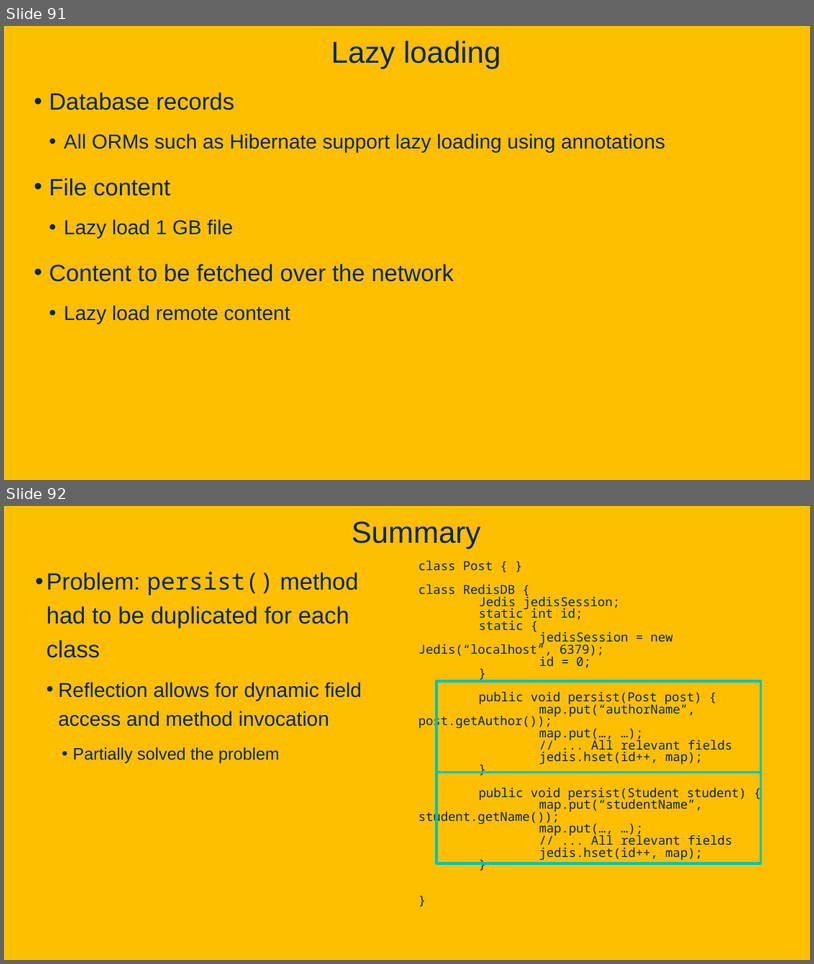
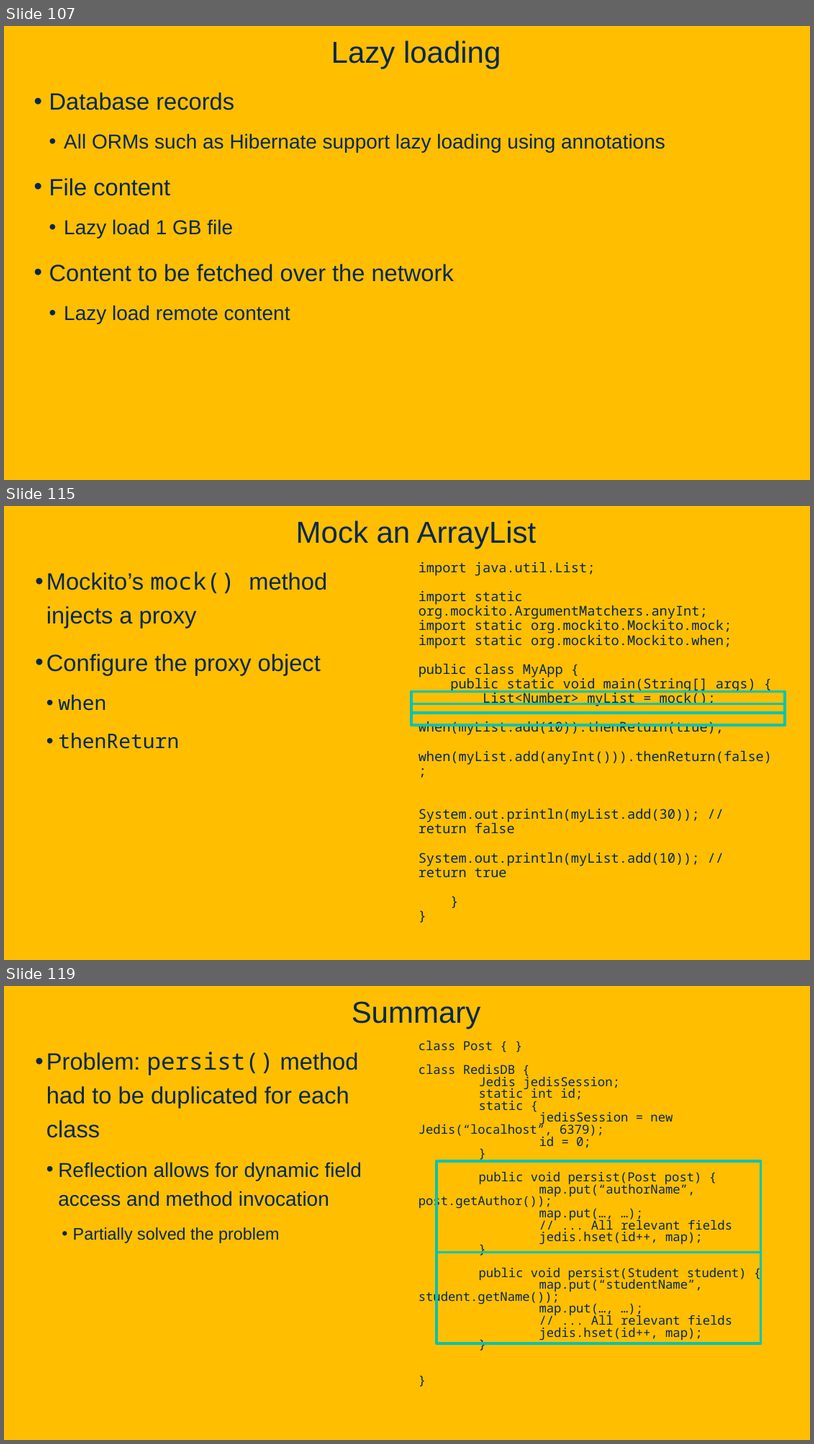
Before and after one commit to davsec-teaching/ECS160-Winter2025, a slide deck: slides/5_annotations_and_reflection.pptx. Shown one above the other, each under a label of ours: slides 91 and 92 before the commit, slides 107, 115 and 119 after it; the slides between them are not shown. The pictures are 814x964 and 814x1444 pixels, drawn with LibreOffice and Linux fonts; fonts in the diff are those of the drawing; background and template pictures are left out. Boxes give left, top, right and bottom in pixels: in the first picture for what was removed or moved away, otherwise in the second. Text is boxed around its words. In the diff, an @@ line names an element or a change of style, - is before the commit and + after.

Commit message:
proxy use cases. moved mock testing from testing to proxy section

```diff
--- a/slides/5_annotations_and_reflection.pptx
+++ b/slides/5_annotations_and_reflection.pptx
@@ slide 115 added at <box>4,506,810,960</box>, background picture (left out) @@
@@ title added at <box>296,520,537,548</box>, 36 pt, text #022850 @@
+Mock an ArrayList
@@ text added at <box>419,561,772,878</box>, 16 pt, text #022850 @@
+import java.util.List;
+import static org.mockito.ArgumentMatchers.anyInt;
+import static org.mockito.Mockito.mock;
+import static org.mockito.Mockito.when;
+public class MyApp {
+public static void main(String[] args) {
+List<Number> myList = mock();
+when(myList.add(10)).thenReturn(true);
+when(myList.add(anyInt())).thenReturn(false);
+System.out.println(myList.add(30)); // return false
+System.out.println(myList.add(10)); // return true
+}
+}
@@ text added at <box>46,572,327,749</box>, 28 pt, text #022850 @@
+• Mockito’s mock() method injects a proxy
+• Configure the proxy object
+  • when
+  • thenReturn
@@ rectangle added at <box>412,691,786,713</box>, outline #00C4B2 3 pt @@
@@ rectangle added at <box>412,704,786,725</box>, outline #00C4B2 3 pt @@
@@ what was slide 91 is now slide 107 @@
@@ what was slide 92 is now slide 119 @@
```
Also in this commit, not shown: 9 slides changed, 30 other slides added, 1 slide removed, 1 other file.
